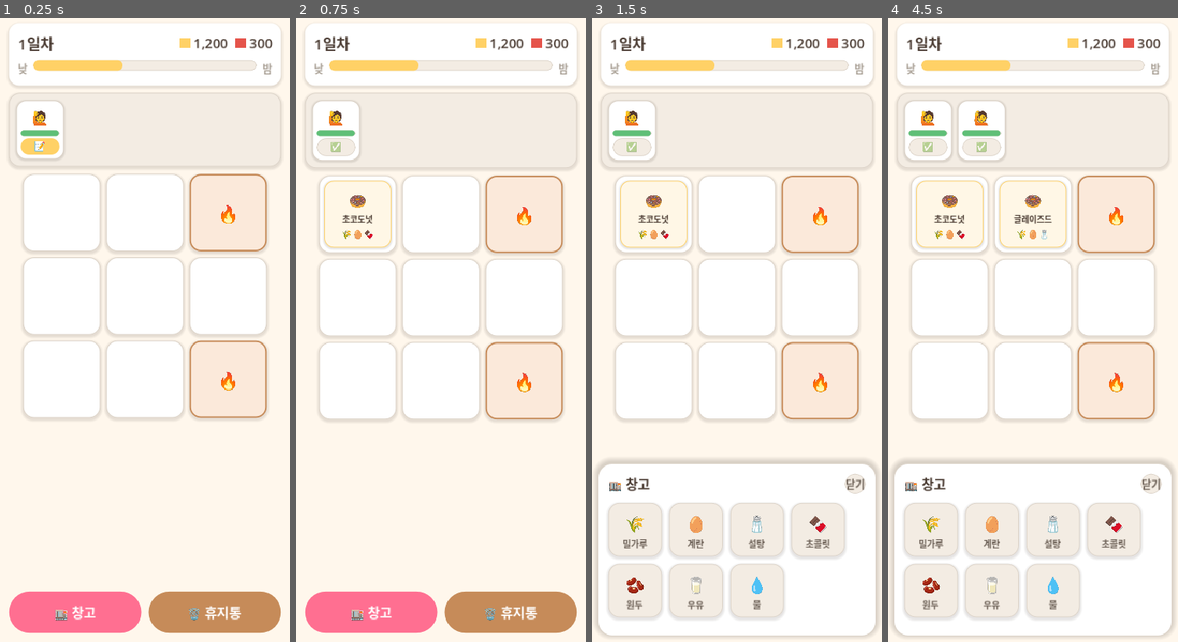
Above: before the commit, frames 1-4 (left to right).
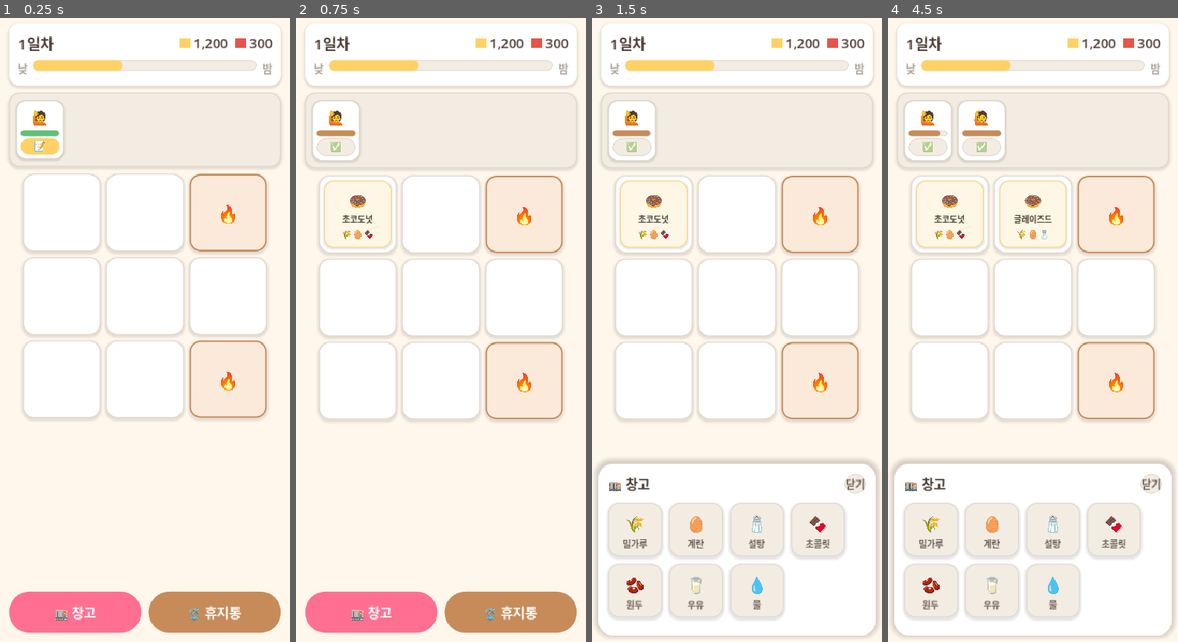
Above: after the commit, the same moments.

Repository: yellyB/game-slot-kitchen
Game: Godot game, scene res://scenes/Main.tscn
Same seed, same stepped clock (60 frames per second), same inputs: the game is played once before the commit and once after it.
Inputs:
- Up to frame 1 (0.25 s): no input
- Up to frame 2 (0.75 s): click "📝" at 0.5 s
- Up to frame 3 (1.5 s): click "🏬 창고" at 1.25 s
- Up to frame 4 (4.5 s): click "🗑️ 휴지통" at 2 s; click "닫기" at 2.75 s; click "🏬 창고" at 3.5 s; click "📝" at 4.25 s

Frame 1 is identical in both runs. In frame 2, 0.1% of the frame differs, in the area x 7-21%, y 17-19%; in frame 3, 0.1%; in frame 4, 0.3%, in the area x 7-40%, y 17-19%.

Commit message:
feat: 인내심 2단계 별도 타이머 (주문 대기 / 음식 대기)
인내심 정지 제거. 주문 대기(WAITING_ORDER, 초록)와 음식 대기
(WAITING_DISH, 캐러멜)를 독립 타이머로. 주문받는 순간 음식 대기가
새로 가득 리셋 → 1단계 최대한 버틴 뒤 주문받는 게 총 체류시간 이득.
낮으면 게이지 빨강. 둘 다 0이면 퇴장.

Co-Authored-By: Claude Opus 4.8 (1M context) <noreply@anthropic.com>

Diff:
--- a/scripts/customer.gd
+++ b/scripts/customer.gd
@@ -1,17 +1,30 @@
 class_name Customer
 extends PanelContainer
-## 손님 큐 카드 — 얼굴 + 인내심 게이지(줄어듦) + 쪽지(주문받기).
-## 쪽지 탭 → note_tapped, 인내심 0 → expired.
+## 손님 큐 카드 — 얼굴 + 인내심 게이지 + 쪽지.
+##
+## 인내심은 2단계 별도 타이머 (항상 닳음, 정지 없음):
+##   1) 주문 대기(WAITING_ORDER): 쪽지 탭 전까지. 0이면 퇴장(주문 못 받음).
+##   2) 음식 대기(WAITING_DISH): 주문받는 순간 새로 가득 시작 → 서빙까지. 0이면 퇴장.
+## → 1단계를 최대한 버틴 뒤 주문받는 게 총 체류시간 이득(리셋 때문).
 
 signal note_tapped(customer: Customer)
 signal expired(customer: Customer)
 
-const PATIENCE := 20.0  # 초 (나중에 config.gd로)
+enum Phase { WAITING_ORDER, WAITING_DISH }
+
+const PATIENCE_ORDER := 15.0  # 주문 대기 (초) — 나중에 config.gd로
+const PATIENCE_DISH := 20.0   # 음식 대기 (초)
+const LOW_FRAC := 0.3         # 이 이하로 남으면 게이지 빨강
 
 var recipe_id: String
 var order_taken := false
-var _patience_left := PATIENCE
+
+var _phase := Phase.WAITING_ORDER
+var _time_left := PATIENCE_ORDER
+var _max := PATIENCE_ORDER
 var _done := false
+var _fill_color := Palette.SUCCESS
+
 var _gauge: ProgressBar
 var _note: Button
 
@@ -49,12 +62,12 @@
 
 	_gauge = ProgressBar.new()
 	_gauge.min_value = 0
-	_gauge.max_value = PATIENCE
-	_gauge.value = PATIENCE
+	_gauge.max_value = _max
+	_gauge.value = _time_left
 	_gauge.show_percentage = false
 	_gauge.custom_minimum_size = Vector2(0, 8)
 	_gauge.add_theme_stylebox_override("background", _pill(Palette.GRAY100, Palette.GRAY300))
-	_gauge.add_theme_stylebox_override("fill", _pill(Palette.SUCCESS))
+	_gauge.add_theme_stylebox_override("fill", _pill(_fill_color))
 	v.add_child(_gauge)
 
 	_note = Button.new()
@@ -70,23 +83,37 @@
 
 
 func _process(delta: float) -> void:
-	# 주문받으면 인내심 정지 (서빙은 D5). 그 전까지는 계속 줄어듦.
-	if order_taken or _done:
+	if _done:
 		return
-	_patience_left -= delta
-	_gauge.value = _patience_left
-	if _patience_left <= PATIENCE * 0.3:
-		_gauge.add_theme_stylebox_override("fill", _pill(Palette.DANGER))
-	if _patience_left <= 0.0:
+	_time_left -= delta
+	_gauge.value = _time_left
+	_refresh_fill()
+	if _time_left <= 0.0:
 		_done = true
 		set_process(false)
 		expired.emit(self)
 
 
+## 주문받음 → 음식 대기 단계로 전환, 인내심 새로 가득.
 func mark_order_taken() -> void:
 	order_taken = true
 	_note.disabled = true
 	_note.text = "✅"
+
+	_phase = Phase.WAITING_DISH
+	_max = PATIENCE_DISH
+	_time_left = PATIENCE_DISH
+	_gauge.max_value = _max
+	_gauge.value = _time_left
+	_refresh_fill()
+
+
+func _refresh_fill() -> void:
+	var base := Palette.SUCCESS if _phase == Phase.WAITING_ORDER else Palette.SUB
+	var col := Palette.DANGER if _time_left <= _max * LOW_FRAC else base
+	if col != _fill_color:
+		_fill_color = col
+		_gauge.add_theme_stylebox_override("fill", _pill(col))
 
 
 func _pill(bg: Color, border: Color = Color.TRANSPARENT) -> StyleBoxFlat:
Not shown, changed: 개발플랜.md
